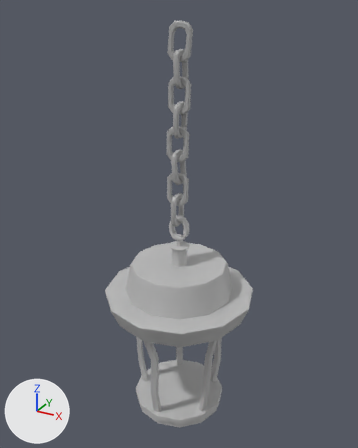
Renders of the FBX model Resources/Models/ART1_lantern_low.fbx from each side of a commit.
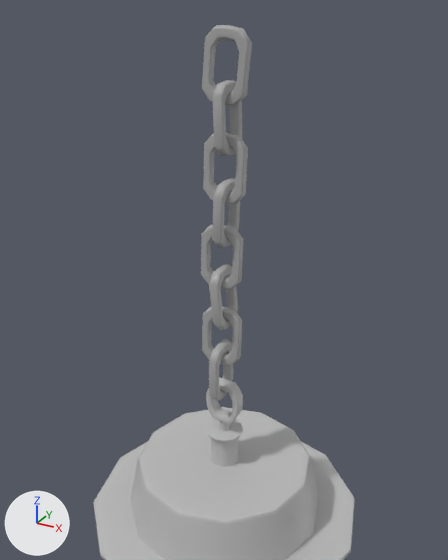
Each version is shown whole from a camera (50 mm lens) standing at (0.443, -0.815, 0.023) and looking at (-0.015, 0.017, -0.393), then close up from a camera (50 mm lens) standing at (0.278, -0.516, 0.014) and looking at (-0.04, 0.062, -0.275). Lighting does not change. The marker at lower left points along +X, +Y and +Z. The older version's two pictures come first. Where no turn or scale is listed for an object, it has been applied to the vertices.

Before the edit, the objects in view are built like this:
```python
me_mesh = bpy.data.meshes.new('Mesh')
me_mesh.from_pydata(...)  # 2097 vertices, 2023 faces; spans x -0.17..0.154, y -0.156..0.168, z -0.842..0.0
# faces by material slot: [903, 1120]
me_mesh.materials.append(mat_lambert2)  # grey #bcbcbc
me_mesh.materials.append(mat_standardsurface2)  # grey #aaaaaa
ob_lantern1 = bpy.data.objects.new('lantern1', me_mesh)
ob_lantern1.location = (0.0, 0.0, 0.0)
```
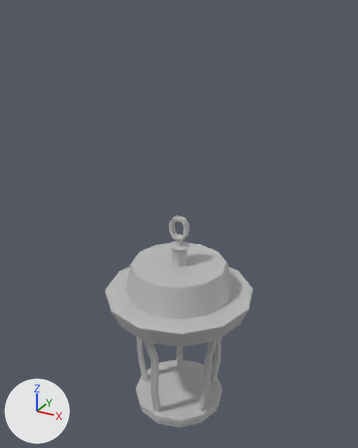
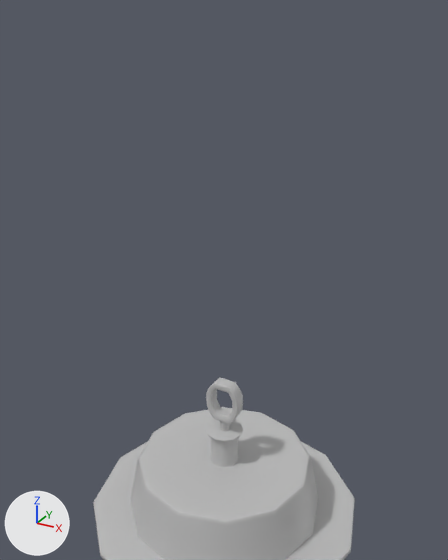
The newer file is also turned or shifted as a whole; pictures and numbers use the older file's frame.

Location of each change, (x1, y1, x2, y2) in pixels of the close-ups (448 x 560 px):
'lantern1', reshaped
    before: (93, 25, 355, 560)
    after: (93, 377, 355, 560)
part 1 of me_mesh, deleted
    before: (201, 25, 252, 401)

Diff of the bpy script that builds the scene:
```diff
--- a/Resources/Models/ART1_lantern_low.fbx.py
+++ b/Resources/Models/ART1_lantern_low.fbx.py
@@ me_mesh @@
 # used by ob_lantern1; location = (0.0, 0.0, 0.0)
-me_mesh.from_pydata(...)  # 2097 vertices, 2023 faces; spans x -0.17..0.154, y -0.156..0.168, z -0.842..0.0
+me_mesh.from_pydata(...)  # 977 vertices, 903 faces; spans x -0.17..0.154, y -0.156..0.168, z -0.842..-0.373
+# me_mesh part 1: 8 loose pieces with 1120 vertices, spanning x -0.031..0.021, y -0.019..0.028, z -0.391..0.0, are deleted
 me_mesh.materials.append(mat_lambert2)
-me_mesh.materials.append(mat_standardsurface2)  # grey #aaaaaa
```
